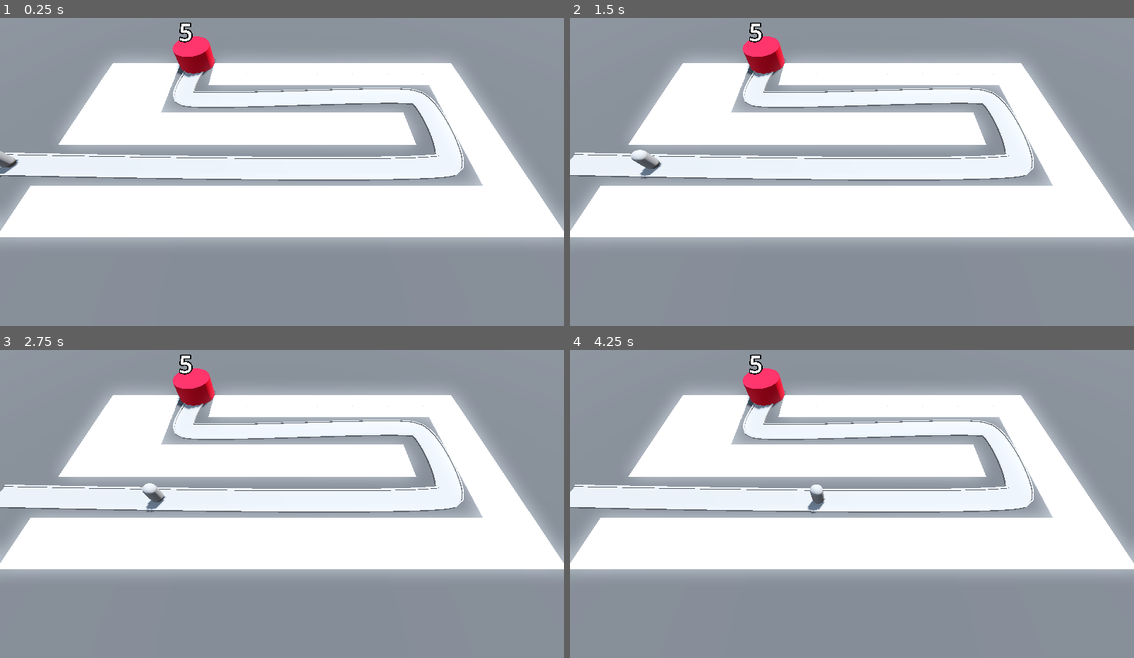
Above: before the commit, frames 1-4 (two rows, left to right).
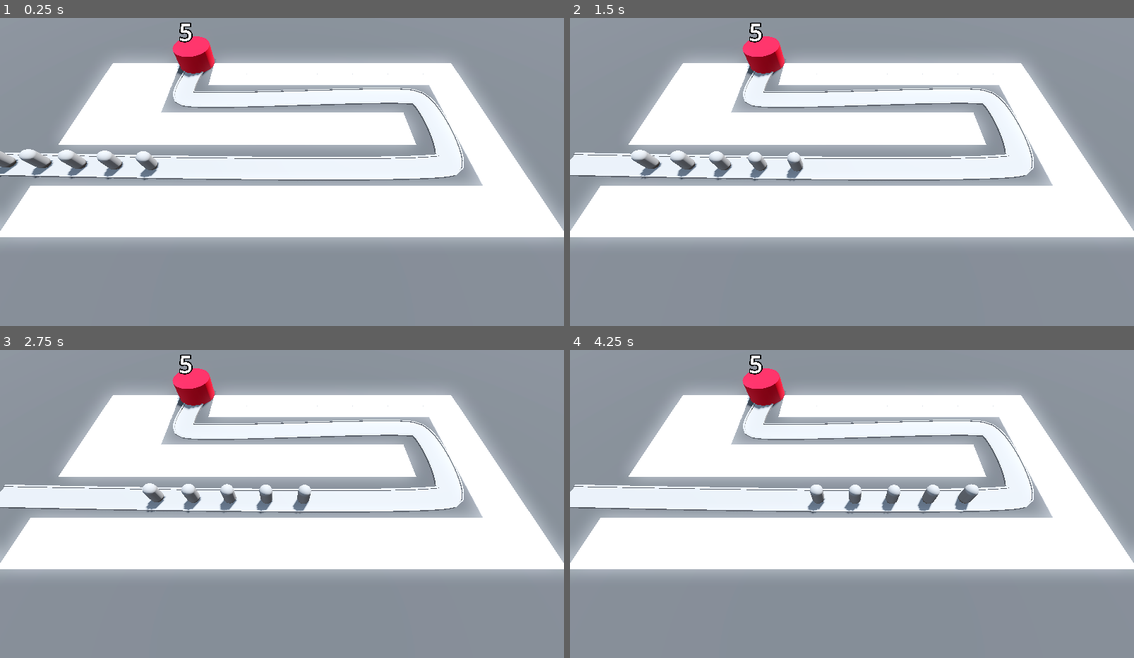
Above: after the commit, the same moments.

Repository: BerkayOzercan/Tutorial-Godot-Barbarian-Blaster
Game: Godot game, scene res://BaseLevel.tscn
The game is run twice, just before and just after one commit, with the same random seed, the same clock (stepped at 60 frames per second) and the same inputs.
Inputs:
- Up to frame 1 (0.25 s): no input
- Up to frame 2 (1.5 s): no input
- Up to frame 3 (2.75 s): no input
- Up to frame 4 (4.25 s): no input

The runs differ from the first frame. In frame 1, 1.0% of the frame differs, in the area x 3-29%, y 42-53%; in frame 2, 0.8%; in frame 3, 0.7%; in frame 4, 0.8%.

Commit message:
Edit : setter and reloading

Diff:
--- a/Base/base.gd
+++ b/Base/base.gd
@@ -4,13 +4,20 @@
 
 var max_health = 5
 
+var current_health: int:
+	set(health_in):
+		current_health = health_in
+		print("health was changed")
+		label.text = str(current_health)
+
+		if current_health < 1:
+			get_tree().reload_current_scene()
+
 func _ready() -> void:
-	set_label(max_health)
+	current_health = max_health
+	pass
 
 func take_damage() -> void:
 	max_health -= 1
-	set_label(max_health)
+	current_health = max_health
 	pass
-
-func set_label(txt) -> void:
-	label.text = str(txt)
--- a/BaseLevel.tscn
+++ b/BaseLevel.tscn
@@ -99,4 +99,24 @@
 transform = Transform3D(-4.37109e-08, 0, -0.999988, 0, 0.999999, 0, 0.999989, 0, -4.37109e-08, -24, 0, 6)
 speed = 5.0
 
+[node name="Enemy2" parent="Path3D" instance=ExtResource("2_6j3s5")]
+transform = Transform3D(-0.02409, 0, -0.999697, 0, 0.999999, 0, 0.999698, 0, -0.02409, -21.0012, 0, 6.07557)
+progress = 3.0
+speed = 5.0
+
+[node name="Enemy3" parent="Path3D" instance=ExtResource("2_6j3s5")]
+transform = Transform3D(-0.0222979, 0, -0.999738, 0, 0.999999, 0, 0.999739, 0, -0.0222979, -18.0019, 0, 6.14512)
+progress = 6.0
+speed = 5.0
+
+[node name="Enemy4" parent="Path3D" instance=ExtResource("2_6j3s5")]
+transform = Transform3D(-0.0205184, 0, -0.999776, 0, 0.999999, 0, 0.999777, 0, -0.0205184, -15.0025, 0, 6.20937)
+progress = 9.0
+speed = 5.0
+
+[node name="Enemy5" parent="Path3D" instance=ExtResource("2_6j3s5")]
+transform = Transform3D(-0.0186043, 0, -0.999814, 0, 0.999999, 0, 0.999815, 0, -0.0186043, -12.003, 0, 6.2681)
+progress = 12.0
+speed = 5.0
+
 [node name="Base" parent="." instance=ExtResource("3_1oa58")]
